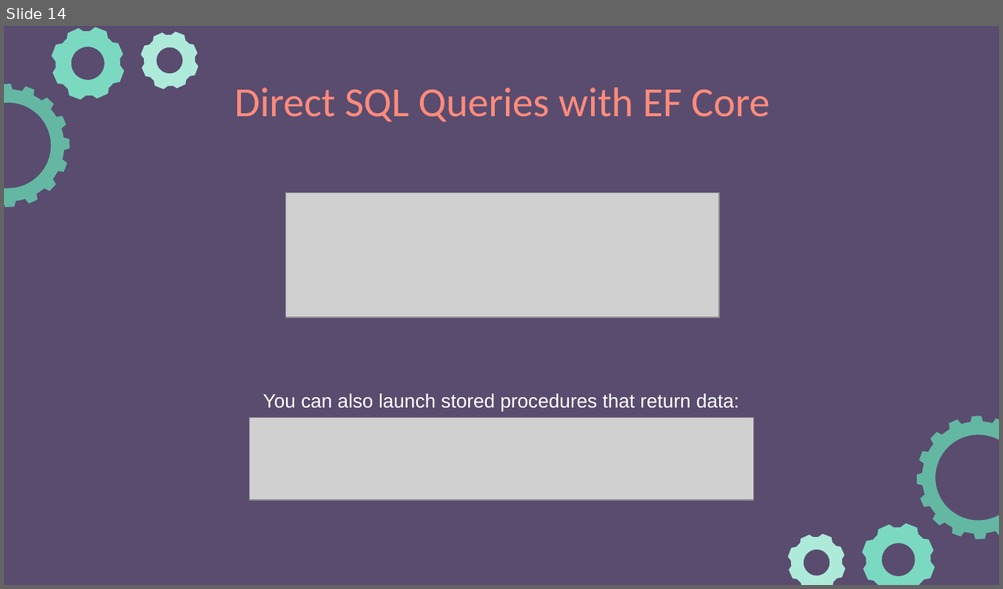
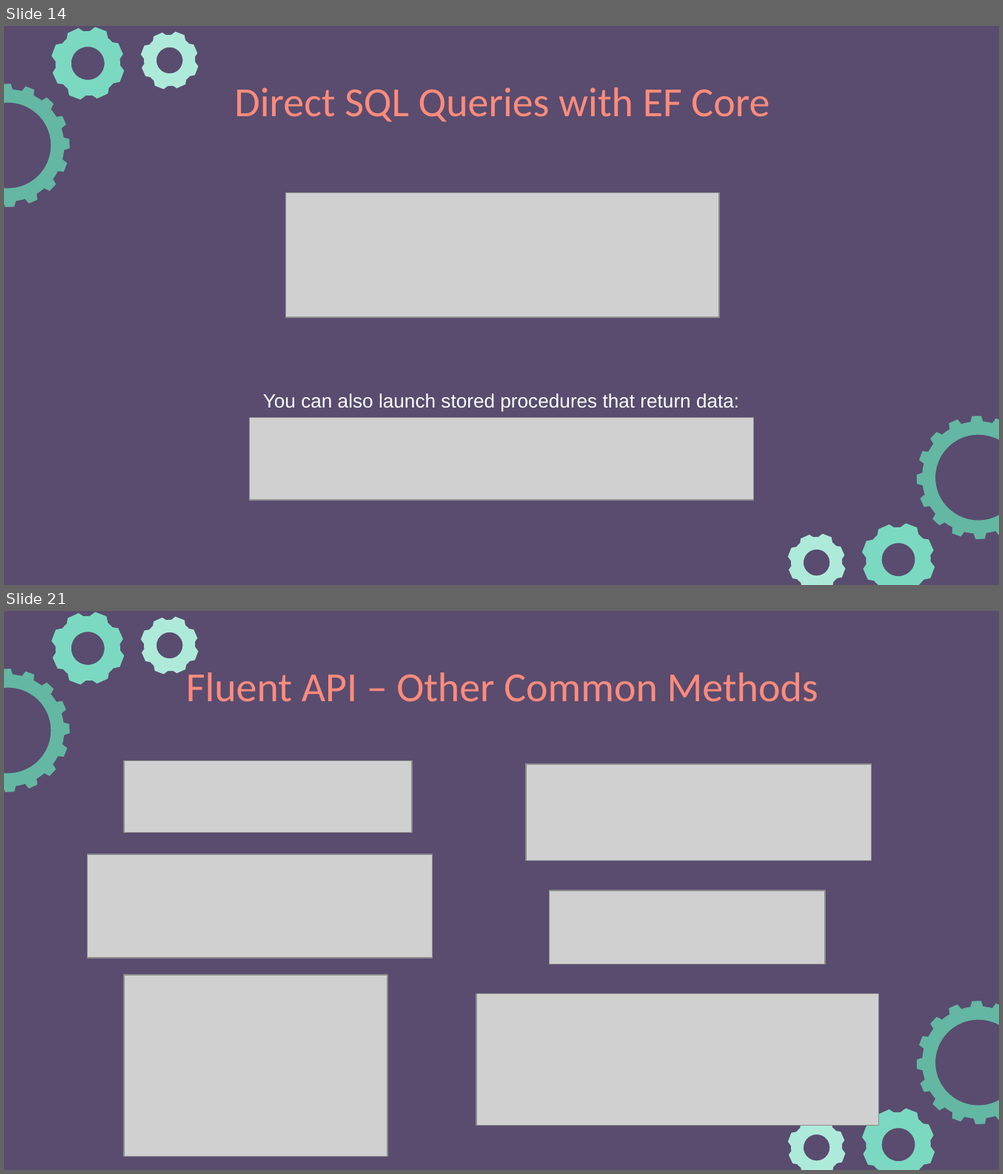
Before and after one commit to e-m-wilson/dotnet, a slide deck: Resources-Notes-Ppts/ASP-NET-Identity/ASPNET_Identity.pptx. Shown one above the other, each under a label of ours: slide 14 before the commit, slides 14 and 21 after it; the slides between them are not shown. The pictures are 1003x589 and 1003x1174 pixels, drawn with LibreOffice and Linux fonts; fonts in the diff are those of the drawing; grey boxes stand for pictures. Boxes give left, top, right and bottom in pixels: in the first picture for what was removed or moved away, otherwise in the second. Text is boxed around its words. In the diff, an @@ line names an element or a change of style, - is before the commit and + after.

```diff
--- a/Resources-Notes-Ppts/ASP-NET-Identity/ASPNET_Identity.pptx
+++ b/Resources-Notes-Ppts/ASP-NET-Identity/ASPNET_Identity.pptx
@@ slide 21 added at (4,611,999,1170), background #594C6F; not listed: 6 template elements that a slide beside it also shows @@
@@ title added at (186,672,818,702), 30 pt, text #FF8B7B @@
+Fluent API – Other Common Methods
@@ picture added at (125,761,412,833) @@
@@ picture added at (526,764,871,860) @@
@@ picture added at (88,854,432,958) @@
@@ picture added at (549,891,825,964) @@
@@ picture added at (125,975,388,1157) @@
@@ picture added at (476,994,878,1125) @@
```
Also in this commit, not shown: 1 slide changed, 12 other slides added.
